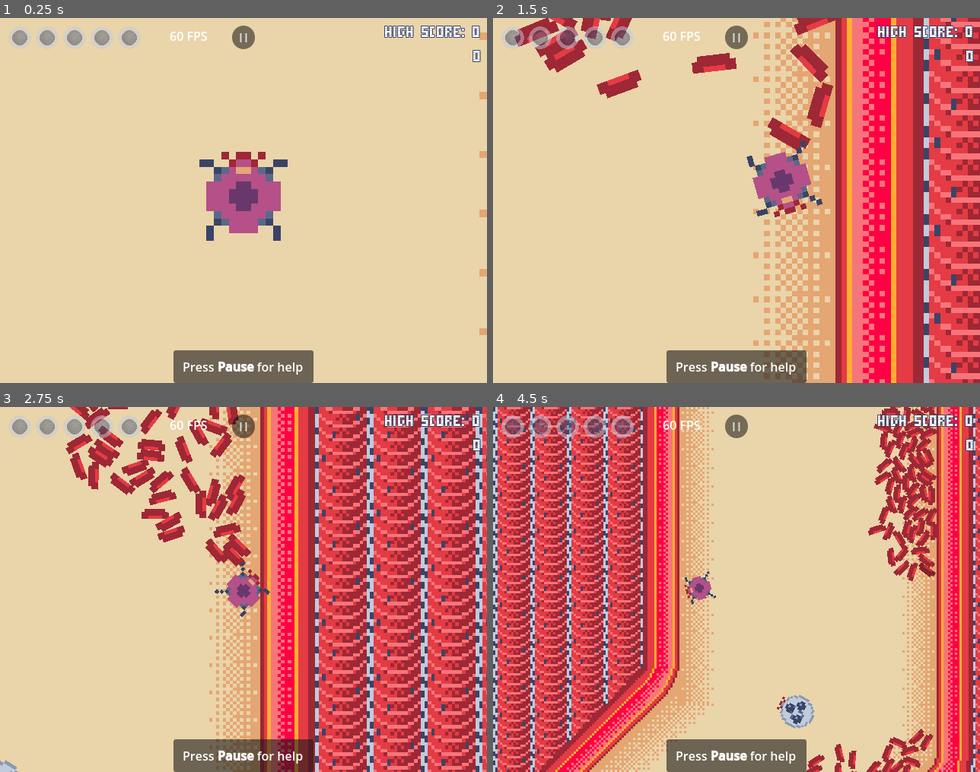
Above: before the commit, frames 1-4 (two rows, left to right).
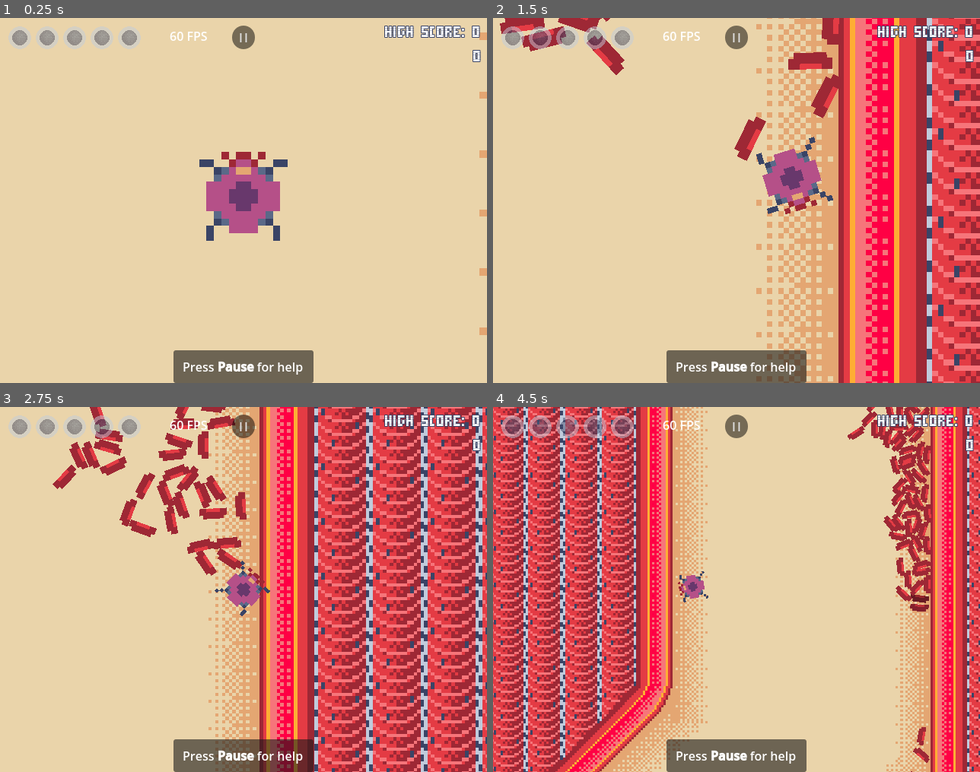
Above: after the commit, the same moments.

Repository: BertrandBordage/Bloody-Sarcoma
Game: Godot game, scene res://level_0.tscn
Two runs of this game, one before a commit and one after it. Both use one fixed random seed, a clock stepped at 60 frames per second and the inputs below. Sound files missing from this copy of the repository are replaced by a short silence.
Inputs (mouse positions are in pixels of both pictures, inside the frame that each line leads up to):
- Up to frame 1 (0.25 s): no input
- Up to frame 2 (1.5 s): tap B at 0.5, 1.25 s; move the mouse to (843, 182) at 0.52 s; hold Right (right) 0.53-1.25 s; tap Space (metastasize) at 0.6 s; click (843, 182) at 0.67 s; drag from (639, 218) to (819, 204) at 1.27 s
- Up to frame 3 (2.75 s): tap B at 2 s; move the mouse to (292, 509) at 2.02 s; hold Right (right) from 2.03 s (still down); tap Space (metastasize) at 2.1 s
- Up to frame 4 (4.5 s): release Right (right) at 2.75 s; tap B at 2.75, 3.5, 4.25 s; drag from (712, 662) to (590, 534) at 2.77 s; move the mouse to (882, 644) at 3.52 s; hold Left (left) 3.53-4.25 s; tap Space (metastasize) at 3.6 s; drag from (590, 534) to (687, 600) at 4.27 s

The runs differ from the first frame. In frame 1, less than 0.1% of the frame differs, in the area x 43-100%, y 22-85%; in frame 2, 24%; in frame 3, 34%; in frame 4, 44%, in the area x 0-100%, y 0-100%.

Commit message:
Tweaks the physics to make the game a lot more fluid.

Diff:
--- a/project.godot
+++ b/project.godot
@@ -106,7 +106,10 @@
 
 [physics]
 
+common/physics_ticks_per_second=50
+common/max_physics_steps_per_frame=4
 2d/default_gravity=0.0
+2d/solver/solver_iterations=12
 
 [rendering]
 
--- a/ui/FPS.gd
+++ b/ui/FPS.gd
@@ -1,5 +1,11 @@
 extends Label
 
 
+var last_frames: Array[float] = []
+
+
 func _process(delta):
-    text = "%s FPS" % round(1.0/delta)
+    last_frames.append(delta)
+    if last_frames.size() > 60:
+        last_frames.remove_at(0)
+    text = "%s FPS" % round(1.0/Math.avg(last_frames))
--- a/ui/game_over.gd
+++ b/ui/game_over.gd
@@ -14,5 +14,4 @@
 
 
 func _on_publish_high_score_meta_clicked(meta):
-    if OS.get_name() != "Web":
-        OS.shell_open(meta)
+    OS.shell_open(meta)
--- a/ui/points.gd
+++ b/ui/points.gd
@@ -13,5 +13,5 @@
     tween.finished.connect(queue_free)
 
 
-func _process(delta):
+func _physics_process(delta):
     position += velocity * delta
